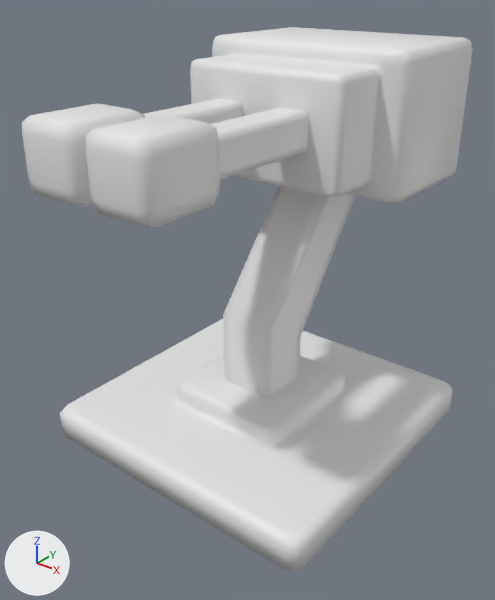
One commit to the Blender file 3D Models/Turret_01.blend: the scene before it, then after it.
Before and after are seen from a camera (50 mm lens) standing at (2.44, -3.21, 2.89) and looking at (0.02, -0.19, 1.02). Every picture has the same lights, and +X, +Y and +Z are marked at lower left.

The scene before the commit, as lines of its bpy script (objects in view):
```python
me_cube_001 = bpy.data.meshes.new('Cube.001')
me_cube_001.from_pydata(...)  # 68 vertices, 66 faces; spans x -0.18..0.18, y -0.18..1.01, z 0.25..1.79
me_cube_001.polygons.foreach_set('use_smooth', [True] * 66)
me_cube_003 = bpy.data.meshes.new('Cube.003')
me_cube_003.from_pydata(...)  # 104 vertices, 102 faces; spans x -0.198..0.198, y -1.354..-0.027, z -0.198..0.198
me_cube_003.polygons.foreach_set('use_smooth', [True] * 102)
me_cube_007 = bpy.data.meshes.new('Cube.007')
me_cube_007.from_pydata(...)  # 104 vertices, 102 faces; spans x -0.198..0.198, y -1.354..-0.027, z -0.198..0.198
me_cube_007.polygons.foreach_set('use_smooth', [True] * 102)
ob_cube_001 = bpy.data.objects.new('Cube.001', me_cube_001)
ob_cube_001.location = (0.0, 0.0, 0.0)
ob_cube_003 = bpy.data.objects.new('Cube.003', me_cube_003)
ob_cube_003.parent = ob_cube_002
ob_cube_003.matrix_parent_inverse = Matrix(((1.0, 0.0, 0.0, 0.0), (0.0, 1.0, 0.0, -0.743), (0.0, 0.0, 1.0, -2.417), (0.0, 0.0, 0.0, 1.0)))
ob_cube_003.location = (0.228, 0.0, 2.432)
ob_cube_004 = bpy.data.objects.new('Cube.004', me_cube_007)
ob_cube_004.parent = ob_cube_002
ob_cube_004.matrix_parent_inverse = Matrix(((1.0, 0.0, 0.0, 0.0), (0.0, 1.0, 0.0, -0.743), (0.0, 0.0, 1.0, -2.417), (0.0, 0.0, 0.0, 1.0)))
ob_cube_004.location = (-0.231, 0.0, 2.432)
# also in view: 'Cube.002' at (0.0, 0.58, 2.06); 'Cube' at (0.0, 0.0, 0.17)
```
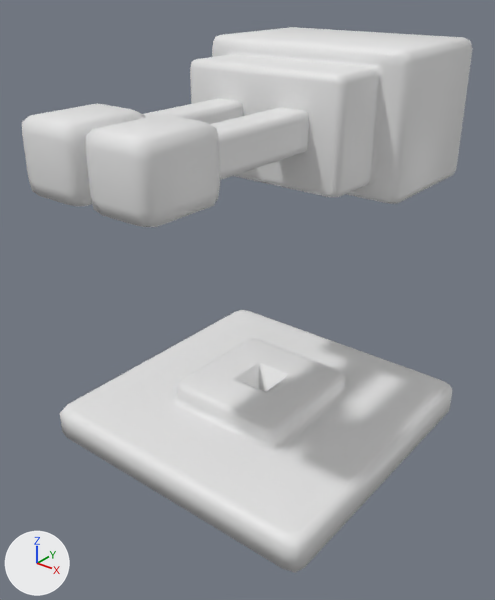
Location of each change, (x1, y1, x2, y2) in pixels of the pictures (495 x 600 px):
'Cube.001', hidden
    before: (223, 186, 355, 398)

Diff of the bpy script that builds the scene:
```diff
--- a/3D Models/Turret_01.blend.py
+++ b/3D Models/Turret_01.blend.py
@@ ob_cube_001 @@
 ob_cube_001.location = (0.0, 0.0, 0.0)
+ob_cube_001.hide_set(True)
```
